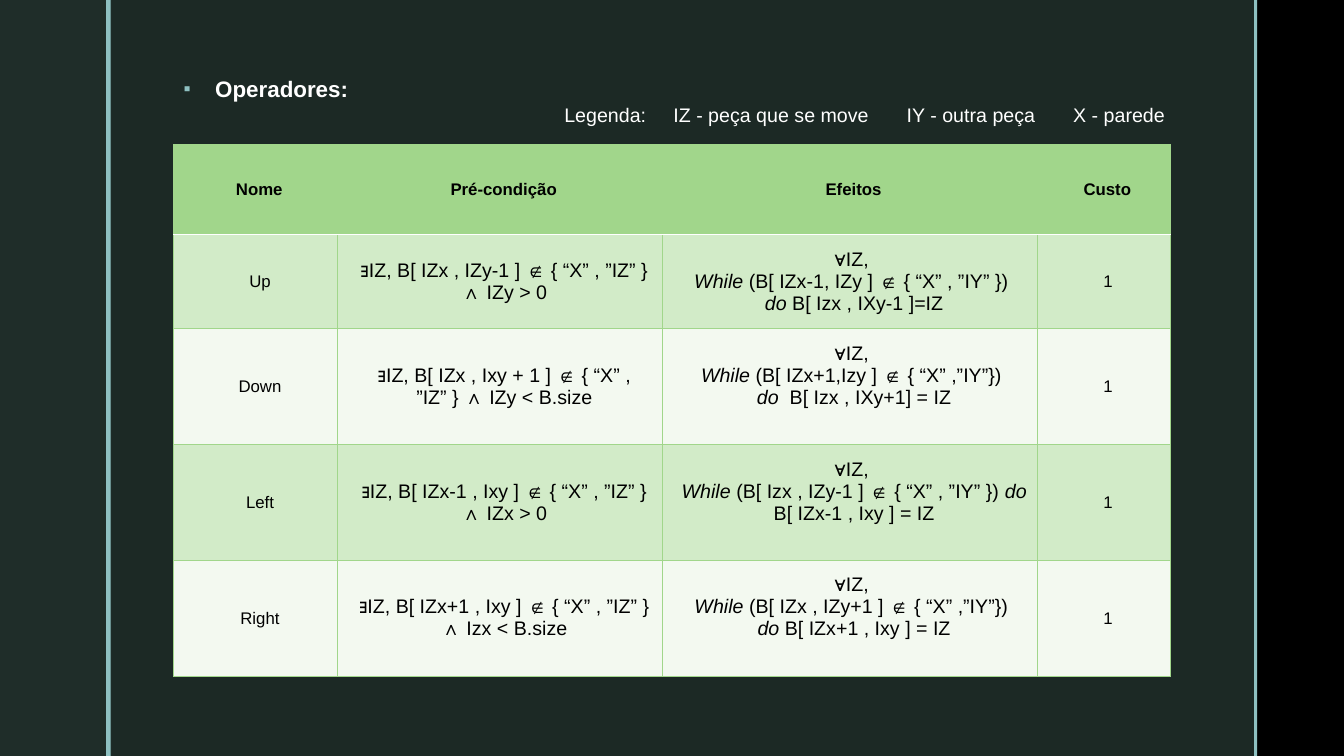
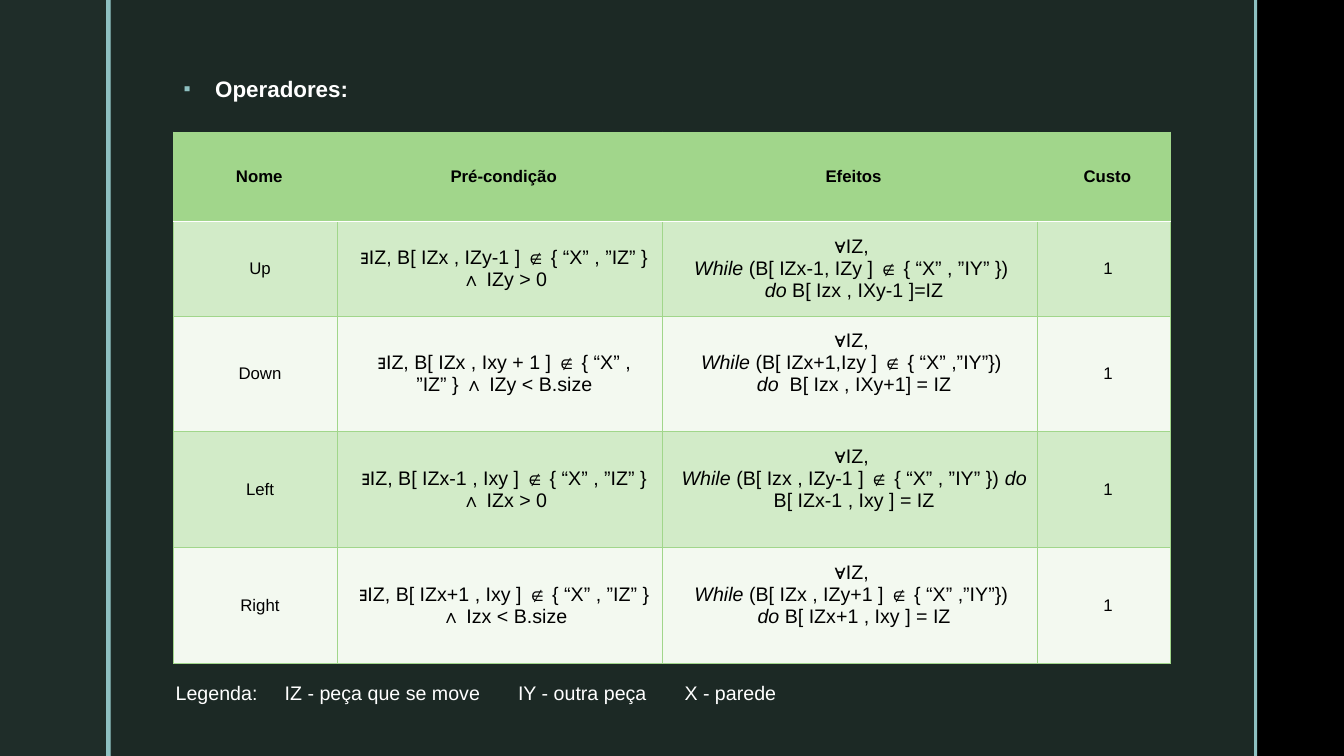
Before and after one commit to pedrovponte/IART-g39, a slide deck: slide 5 of docs/presentation.pptx. Drawn at 1344x756 pixels with LibreOffice and Linux fonts; fonts in the diff are those of the drawing; background and template pictures are left out. Boxes give left, top, right and bottom in pixels: in the first picture for what was removed or moved away, otherwise in the second. Text is boxed around its words. In the diff, an @@ line names an element or a change of style, - is before the commit and + after.

```diff
--- a/docs/presentation.pptx
+++ b/docs/presentation.pptx
@@ table: place and size @@
-table at <box>173,145,1171,677</box>
+table at <box>173,132,1171,663</box>
@@ text "Legenda: IZ - peça que ...": place and size @@
-text "Legenda: IZ - peça que ..." at <box>564,107,1165,126</box>
+text "Legenda: IZ - peça que ..." at <box>176,685,776,704</box>
```
Also in this commit, not shown: 2 other slides changed, 4 other files.
